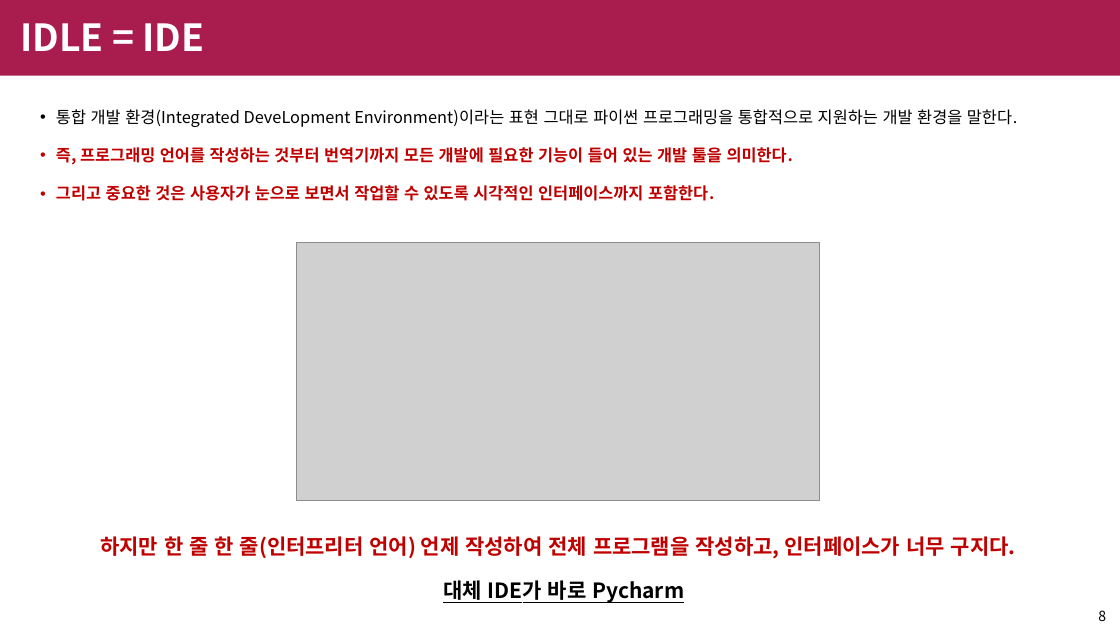
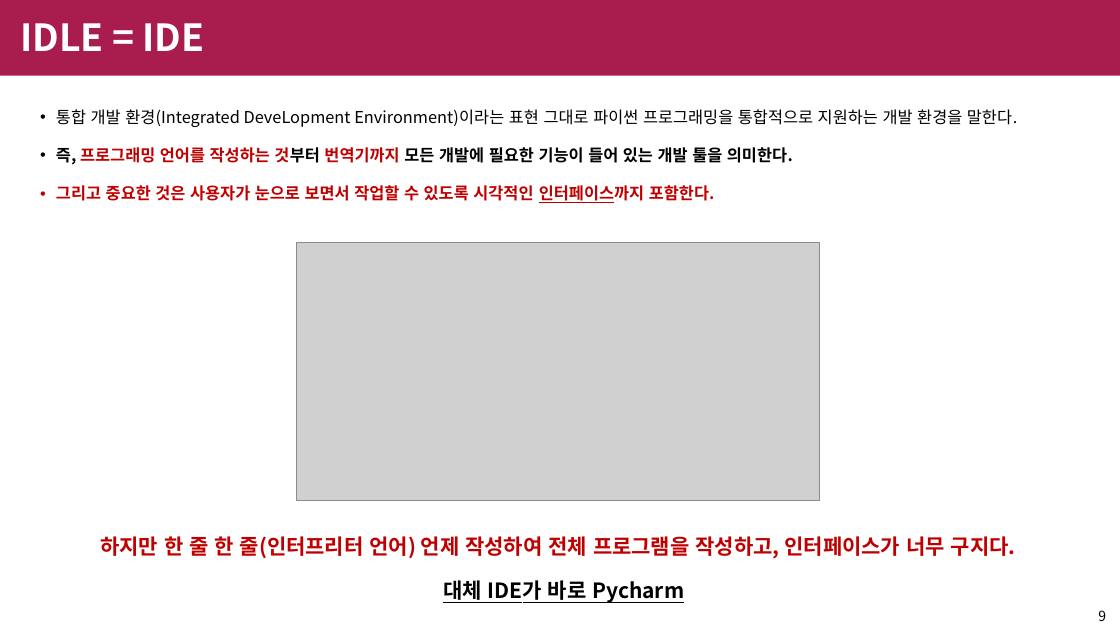
Before and after one commit to shinychan95/R_to_Python, a slide deck: slide 9 of R/python 설치 정리.pptx (slide 8 before the commit). Drawn at 1120x630 pixels with LibreOffice and Linux fonts; fonts in the diff are those of the drawing; grey boxes stand for pictures; background and template pictures are left out. Boxes give left, top, right and bottom in pixels: in the first picture for what was removed or moved away, otherwise in the second. Text is boxed around its words. In the diff, an @@ line names an element or a change of style, - is before the commit and + after.

```diff
--- a/R/python 설치 정리.pptx
+++ b/R/python 설치 정리.pptx
@@ text at box(56, 145, 793, 203): text colour #C00000 to #000000 in "즉, 것부터 모든 개발에 필요한 기능이 들어 ..."; underline on in "인터페이스까지" @@
@@ page number at box(1098, 610, 1106, 621): text changed @@
-8
+9
```
Also in this commit, not shown: 6 other slides changed, 11 slides added, 6 slides removed.
